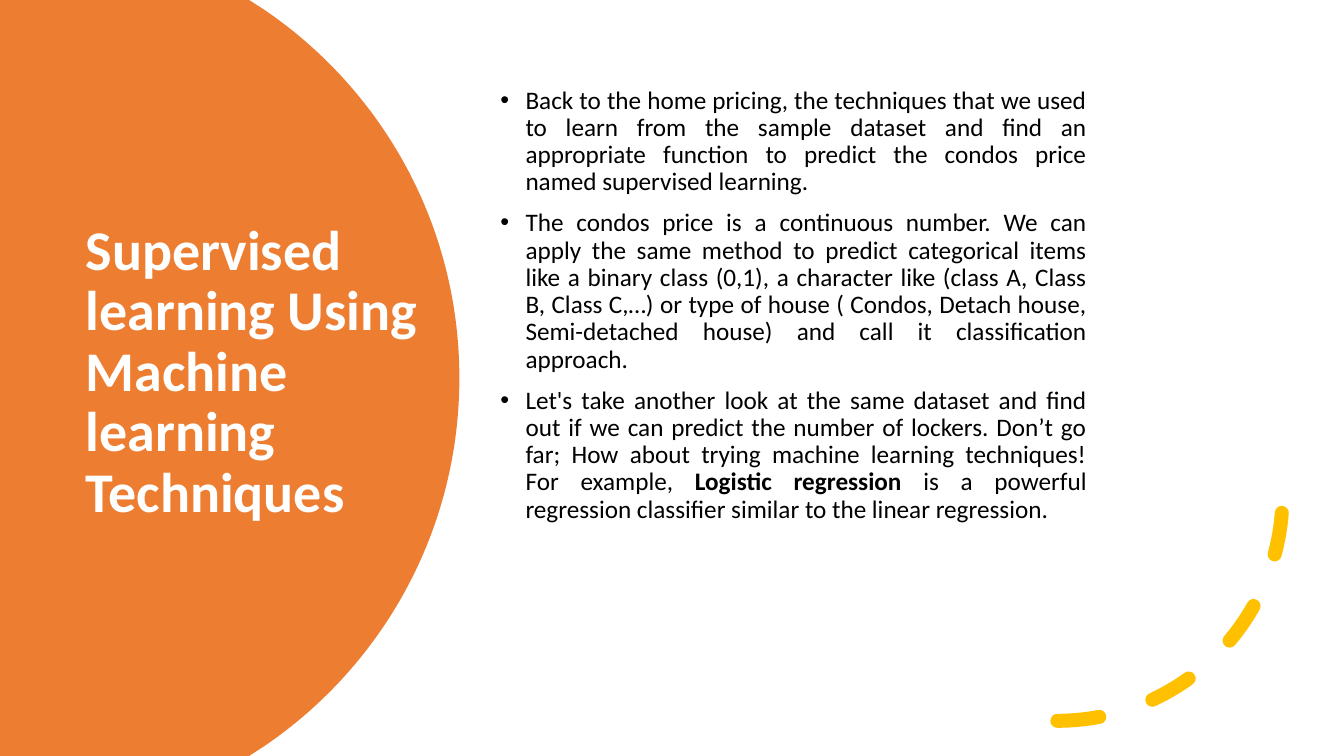
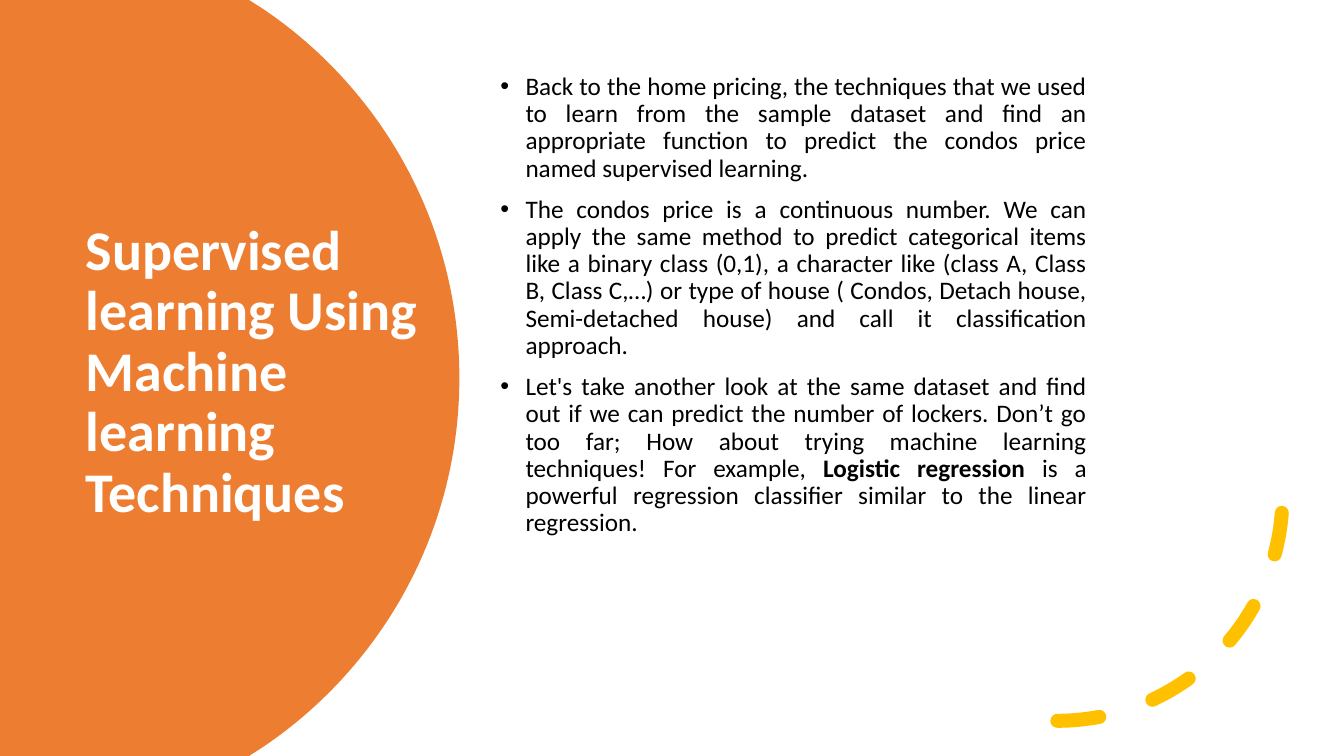
Before and after one commit to BabakEA/Introduction-to-Machine-Learning, a slide deck: slide 9 of Supervised_Learning/Read_Me.pptx. Drawn at 1344x756 pixels with LibreOffice and Linux fonts; fonts in the diff are those of the drawing. Boxes give left, top, right and bottom in pixels: in the first picture for what was removed or moved away, otherwise in the second. Text is boxed around its words. In the diff, an @@ line names an element or a change of style, - is before the commit and + after.

```diff
--- a/Supervised_Learning/Read_Me.pptx
+++ b/Supervised_Learning/Read_Me.pptx
@@ text at box(526, 377, 1087, 536): text changed @@
-• Let's take another look at the same dataset and find out if we can predict the number of lockers. Don’t go far; How about trying machine learning techniques! For example, Logistic regression is a powerful regression classifier similar to the linear regression.
+• Let's take another look at the same dataset and find out if we can predict the number of lockers. Don’t go too far; How about trying machine learning techniques! For example, Logistic regression is a powerful regression classifier similar to the linear regression.
```
Also in this commit, not shown: 8 other slides changed.
